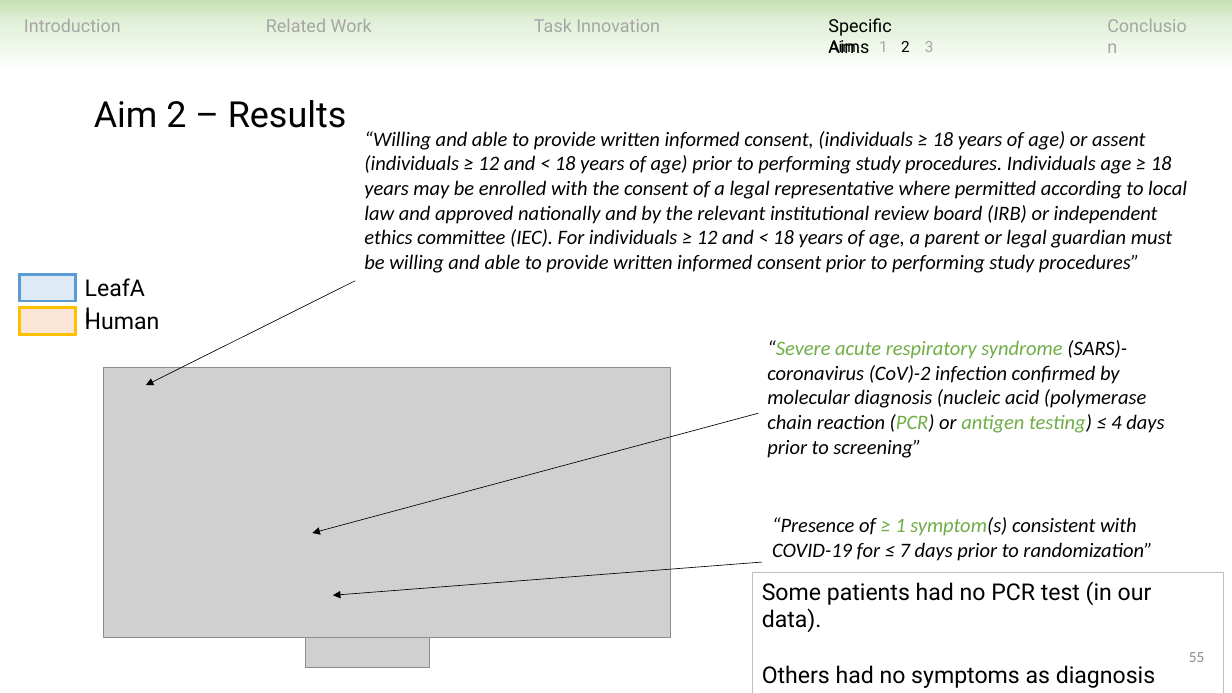
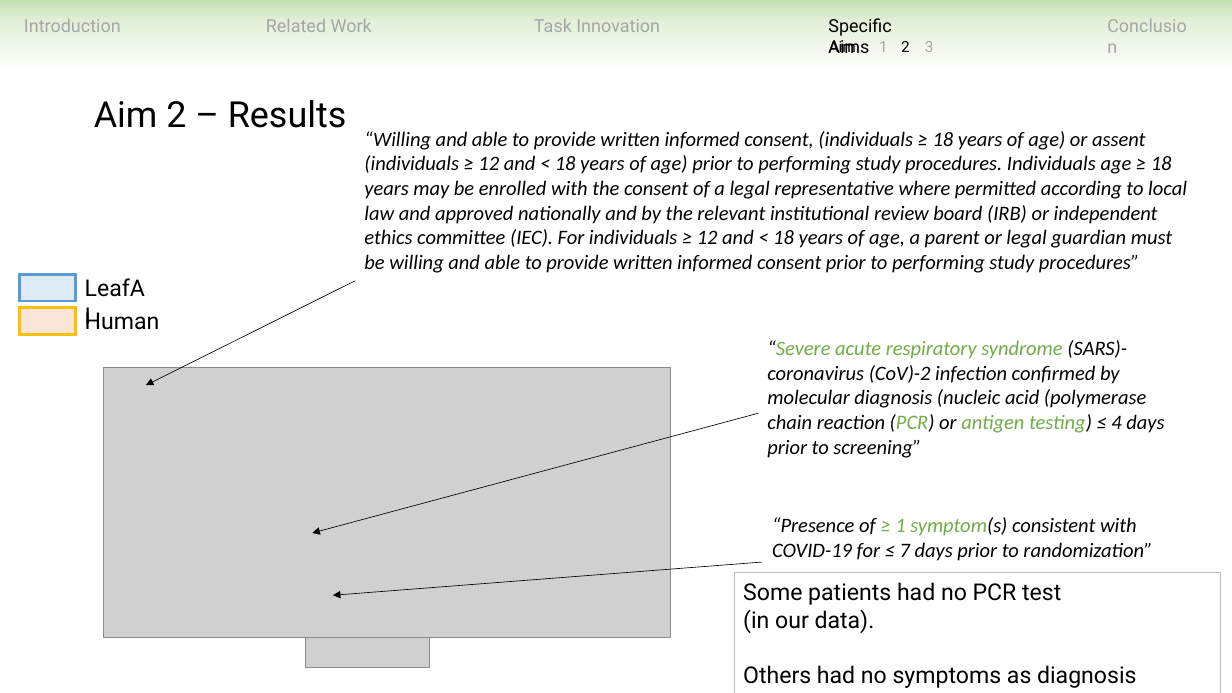
Before and after one commit to ndobb/dissertation, a slide deck: slide 55 of 4_general_exam/presentation/nic_dobbins_general_exam.pptx. Drawn at 1232x693 pixels with LibreOffice and Linux fonts; fonts in the diff are those of the drawing; grey boxes stand for pictures. Boxes give left, top, right and bottom in pixels: in the first picture for what was removed or moved away, otherwise in the second. Text is boxed around its words. In the diff, an @@ line names an element or a change of style, - is before the commit and + after.

```diff
--- a/4_general_exam/presentation/nic_dobbins_general_exam.pptx
+++ b/4_general_exam/presentation/nic_dobbins_general_exam.pptx
@@ rectangle "Some patients had no PCR ...": place and size @@
-rectangle "Some patients had no PCR ..." at bbox=[753, 573, 1224, 693]
+rectangle "Some patients had no PCR ..." at bbox=[734, 573, 1220, 693]
@@ page number removed at bbox=[1189, 652, 1205, 662] @@
-55
```
Also in this commit, not shown: 11 other slides changed, 23 other files.
